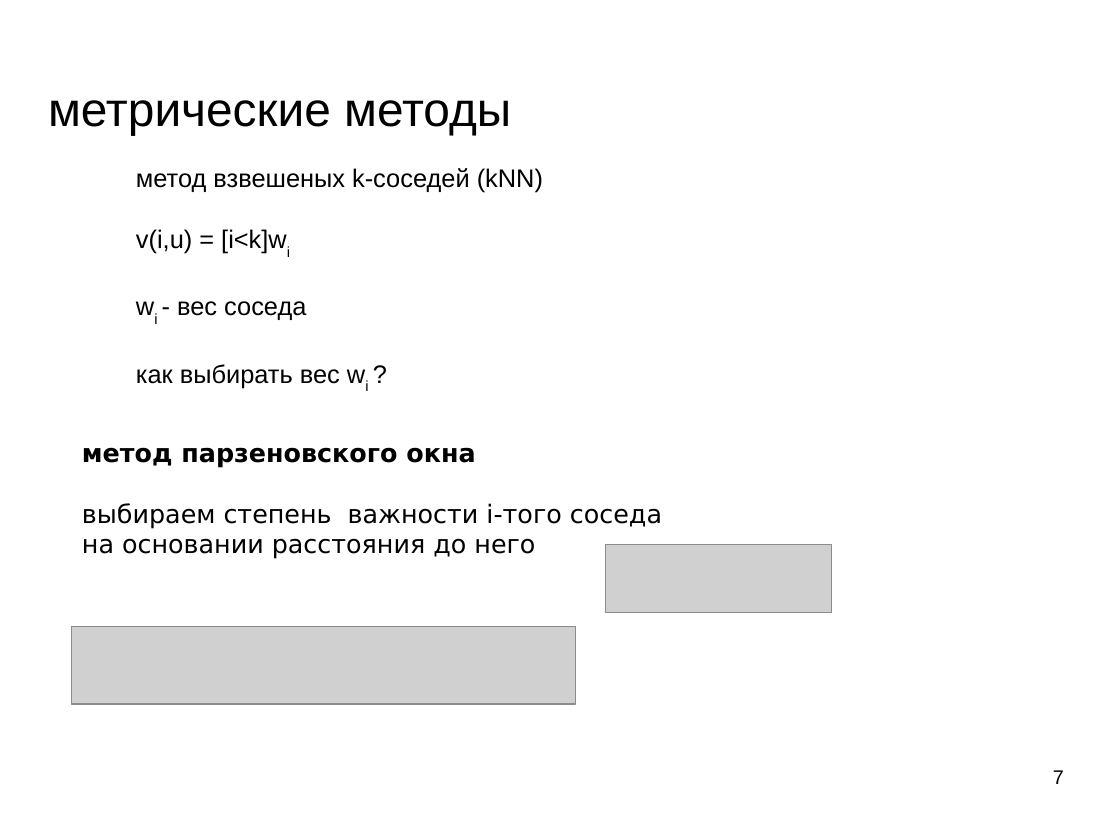
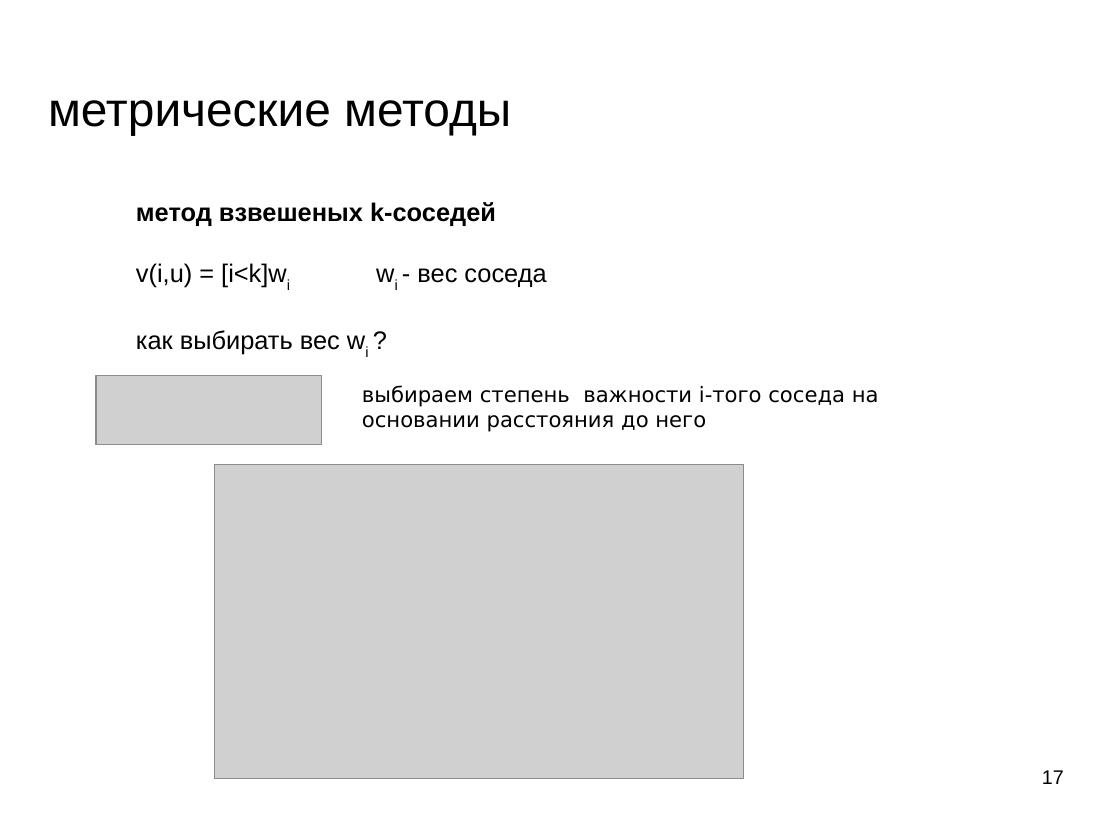
Before and after one commit to mechanoid5/ml_lectorium_legacy, a slide deck: slide 17 of 06-metric.odp (slide 7 before the commit). Drawn at 1120x840 pixels with LibreOffice and Linux fonts; fonts in the diff are those of the drawing; grey boxes stand for pictures; background and template pictures are left out. Boxes give left, top, right and bottom in pixels: in the first picture for what was removed or moved away, otherwise in the second. Text is boxed around its words. In the diff, an @@ line names an element or a change of style, - is before the commit and + after.

```diff
--- a/06-metric.odp
+++ b/06-metric.odp
@@ text at [136,202,546,287]: text changed @@
-метод взвешеных k-соседей (kNN)
-v(i,u) = [i<k]wi
-wi - вес соседа
+метод взвешеных k-соседей
+v(i,u) = [i<k]wi wi - вес соседа
@@ text "метод взвешеных k-соседей": place and size @@
-text "метод взвешеных k-соседей" at [136,168,543,388]
+text "метод взвешеных k-соседей" at [136,202,546,355]
@@ picture: place and size @@
-picture at [606,544,831,613]
+picture at [96,375,321,444]
@@ text "выбираем степень важности i-того соседа ...": place and size @@
-text "выбираем степень важности i-того соседа ..." at [82,447,662,559]
+text "выбираем степень важности i-того соседа ..." at [362,385,879,432]
@@ text "выбираем степень важности i-того соседа ..." at [362,385,879,432]: size 18 to 15 pt @@
@@ text at [82,447,475,468]: paragraph removed @@
-метод парзеновского окна
@@ picture: place and size @@
-picture at [72,626,576,703]
+picture at [214,464,744,780]
@@ page number at [1042,770,1064,784]: text changed @@
-7
+17
```
Also in this commit, not shown: 6 other slides changed, 15 slides added, 4 other files.
